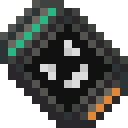
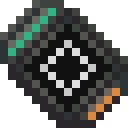
Layered file, before and after one edit (128px x 128px). Changes by layer:
added layer "deploy.face" above "default.face" over [left=40, top=40, right=96, bottom=96]
painted on "Background" over [left=40, top=40, right=88, bottom=88]
